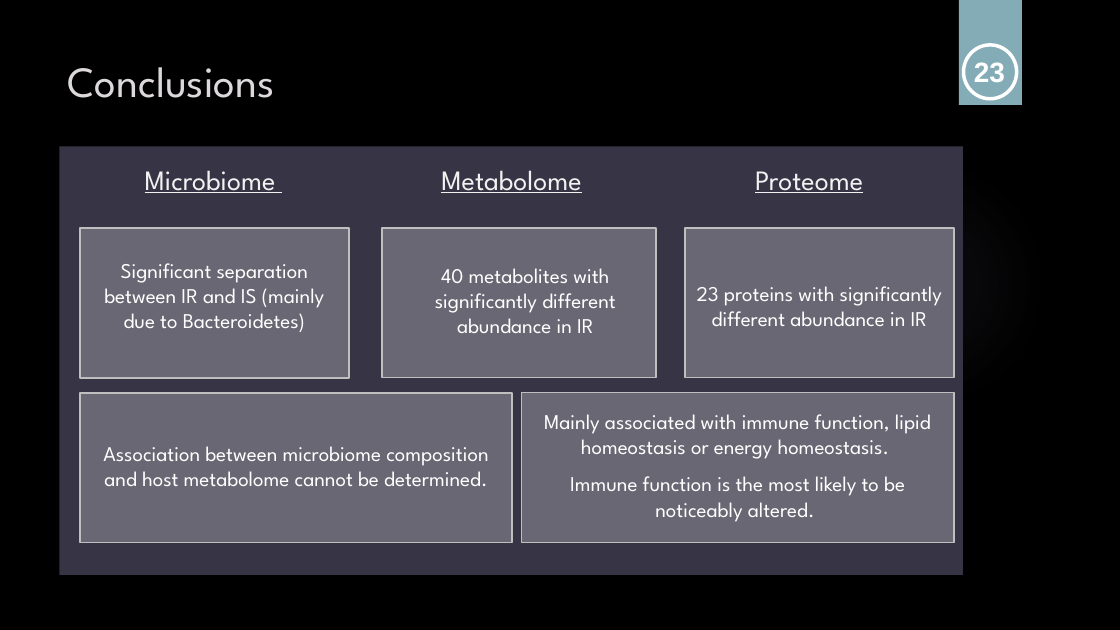
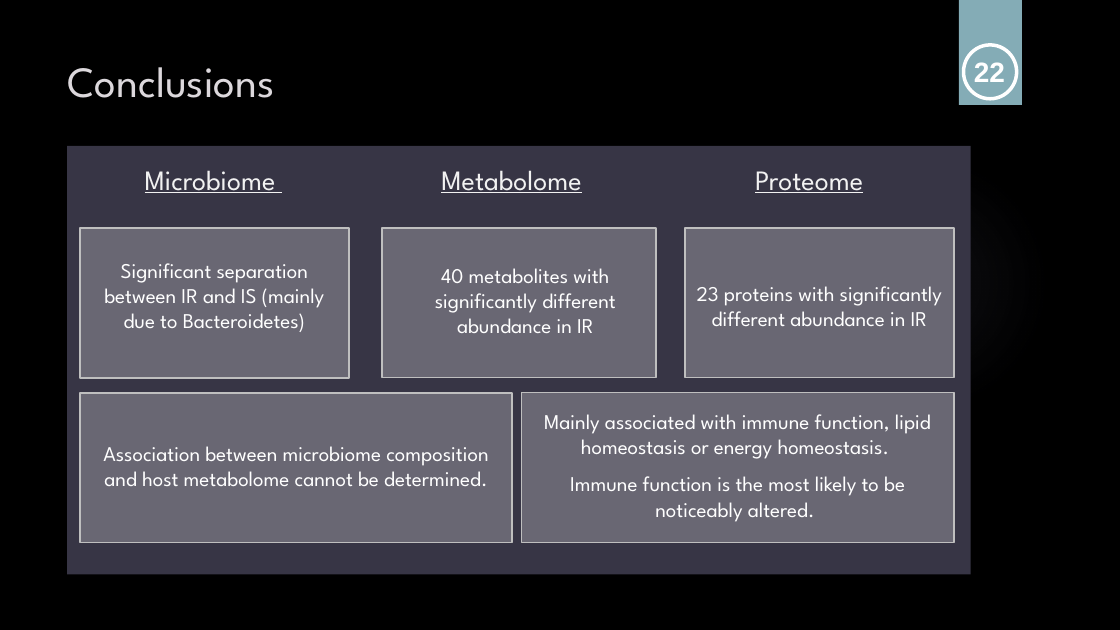
Before and after one commit to sabdeolive/Sabrina_BMS_Bachelor-Internship, a slide deck: slide 22 of Final Presentation.pptx. Drawn at 1120x630 pixels with LibreOffice and Linux fonts; fonts in the diff are those of the drawing; background and template pictures are left out. Boxes give left, top, right and bottom in pixels: in the first picture for what was removed or moved away, otherwise in the second. Text is boxed around its words. In the diff, an @@ line names an element or a change of style, - is before the commit and + after.

```diff
--- a/Final Presentation.pptx
+++ b/Final Presentation.pptx
@@ text at [974, 62, 1005, 82]: text changed @@
-23
+22
@@ rectangle: place and size @@
-rectangle at [60, 146, 964, 575]
+rectangle at [67, 146, 971, 575]
```
Also in this commit, not shown: 13 other slides changed.
